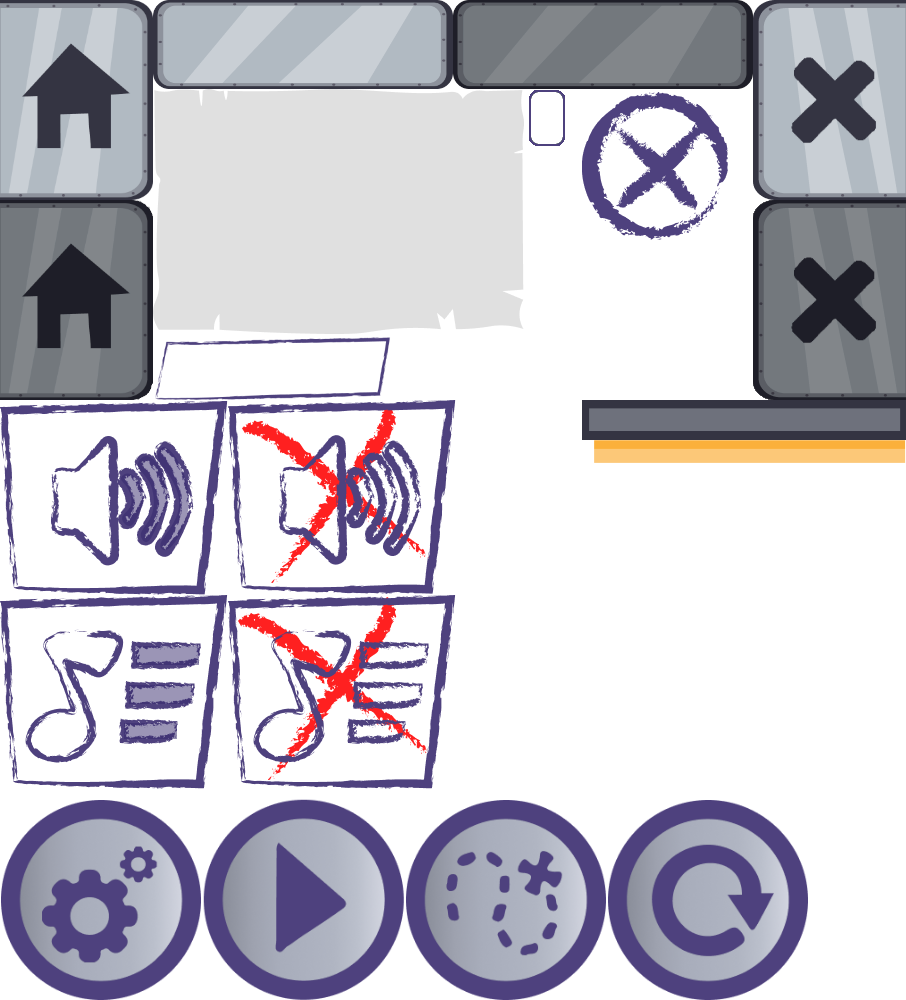
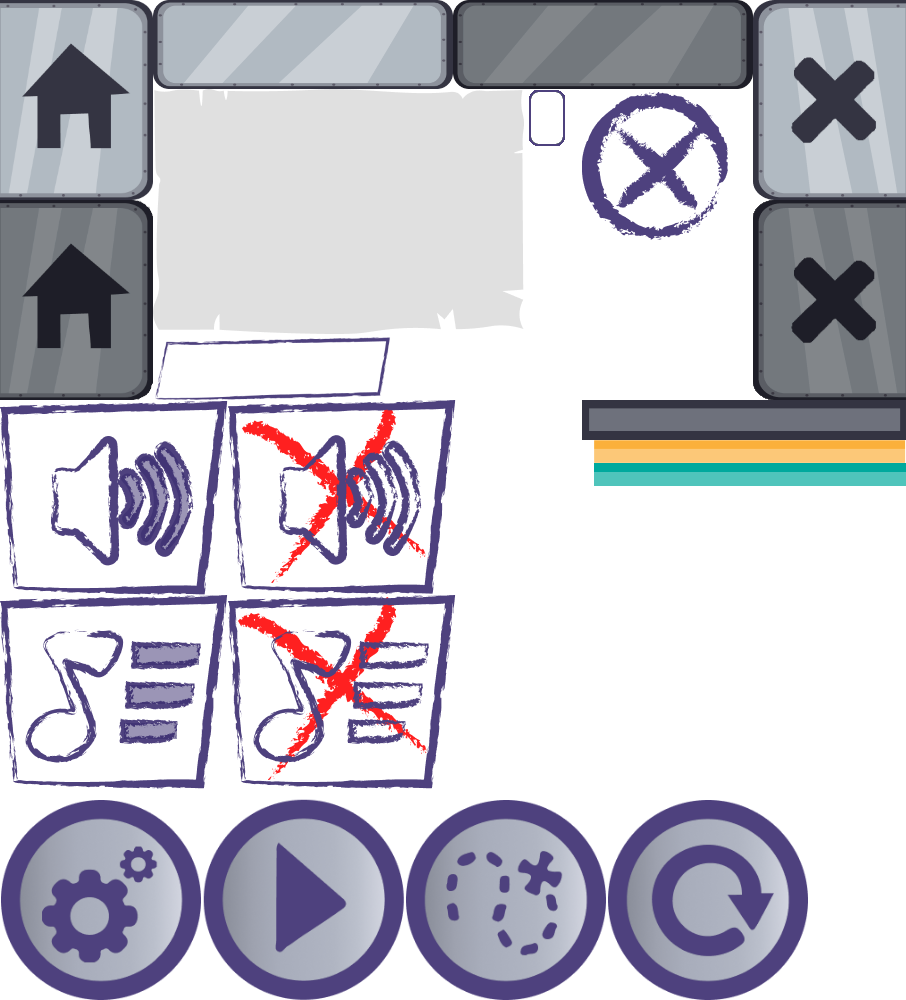
The second 906×1000 image is a revision of the first. Changes to its layers:
added layer "Home progress" above "UFO progress filled" over box(594, 463, 906, 486)
